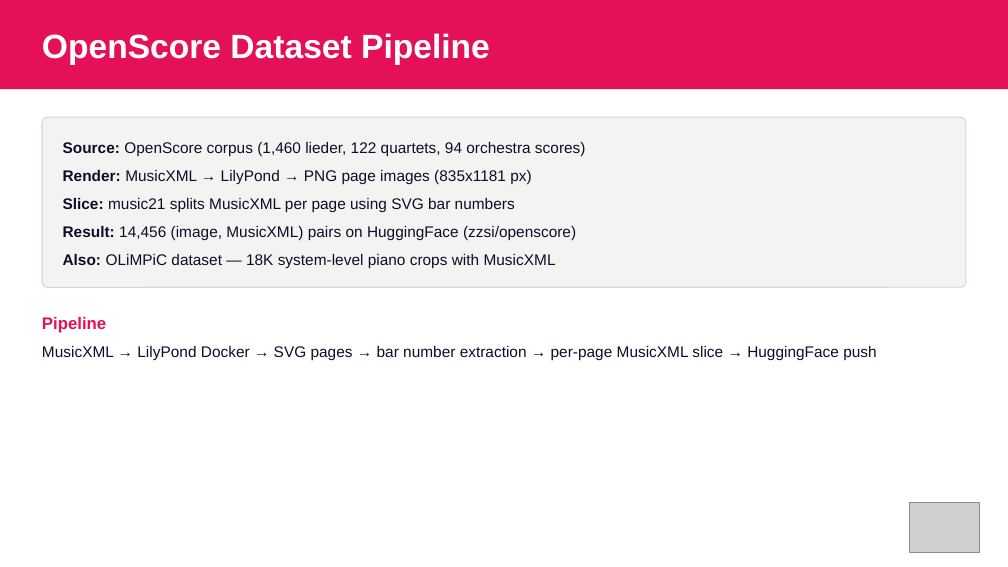
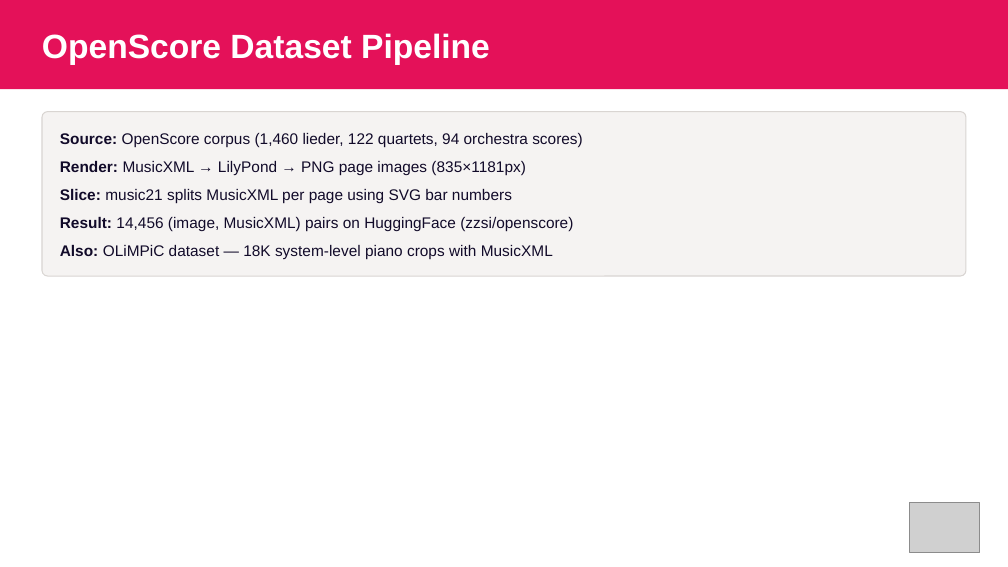
Before and after one commit to kungfuai/CVlization, a slide deck: slide 3 of examples/perception/optical_music_recognition/slides-omr-mxc/omr-mxc-results.pptx (slide 7 before the commit). Drawn at 1008x567 pixels with LibreOffice and Linux fonts; fonts in the diff are those of the drawing; grey boxes stand for pictures. Boxes give left, top, right and bottom in pixels: in the first picture for what was removed or moved away, otherwise in the second. Text is boxed around its words. In the diff, an @@ line names an element or a change of style, - is before the commit and + after.

Commit message:
Add 8K context, ablation study, training stability fixes for OMR
- train.py: per-run output dirs, bf16/8-bit quantization options,
  unsloth_train opt-in for grad-accum bug fix, strict_mxc fail-fast,
  warning logging for xml_to_mxc failures, MxcFailureTracker class
- generate.py: Level 6b/7a/7b/7c ablation variants
- 8K context configs for Level 6, 6b, 7, 7a-c (and a stable LR=5e-5
  variant for 6b that recovers from training instability)
- eval_run.py + eval.sh: standalone batch eval pipeline
- Reports split into date-prefixed docs:
  2026-04-01 context length & EOS, 2026-04-08 ablation & instability,
  2026-04-12 current findings
- Slides: omr-mxc-results 12-slide deck

```diff
--- a/examples/perception/optical_music_recognition/slides-omr-mxc/omr-mxc-results.pptx
+++ b/examples/perception/optical_music_recognition/slides-omr-mxc/omr-mxc-results.pptx
@@ rounded rectangle: place and size @@
-rounded rectangle at box(42, 117, 967, 287)
+rounded rectangle at box(42, 112, 967, 276)
@@ rounded rectangle at box(42, 112, 967, 276): proportions changed @@
@@ text "Source: OpenScore corpus (1,460 lieder, ...": place and size @@
-text "Source: OpenScore corpus (1,460 lieder, ..." at box(63, 142, 586, 156)
+text "Source: OpenScore corpus (1,460 lieder, ..." at box(60, 133, 583, 148)
@@ text at box(60, 161, 525, 176): text changed @@
-Render: MusicXML → LilyPond → PNG page images (835x1181 px)
+Render: MusicXML → LilyPond → PNG page images (835×1181px)
@@ text "Slice: music21 splits MusicXML per ...": place and size @@
-text "Slice: music21 splits MusicXML per ..." at box(63, 198, 515, 212)
+text "Slice: music21 splits MusicXML per ..." at box(60, 189, 512, 204)
@@ text "Result: 14,456 (image, MusicXML) pairs ...": place and size @@
-text "Result: 14,456 (image, MusicXML) pairs ..." at box(63, 226, 576, 240)
+text "Result: 14,456 (image, MusicXML) pairs ..." at box(60, 217, 573, 232)
@@ text "Also: OLiMPiC dataset — 18K ...": place and size @@
-text "Also: OLiMPiC dataset — 18K ..." at box(63, 254, 556, 268)
+text "Also: OLiMPiC dataset — 18K ..." at box(60, 245, 553, 260)
@@ text removed at box(42, 317, 106, 333) @@
-Pipeline
@@ text removed at box(42, 346, 876, 361) @@
-MusicXML → LilyPond Docker → SVG pages → bar number extraction → per-page MusicXML slice → HuggingFace push
```
Also in this commit, not shown: 8 other slides changed, 7 slides removed, 31 other files.
